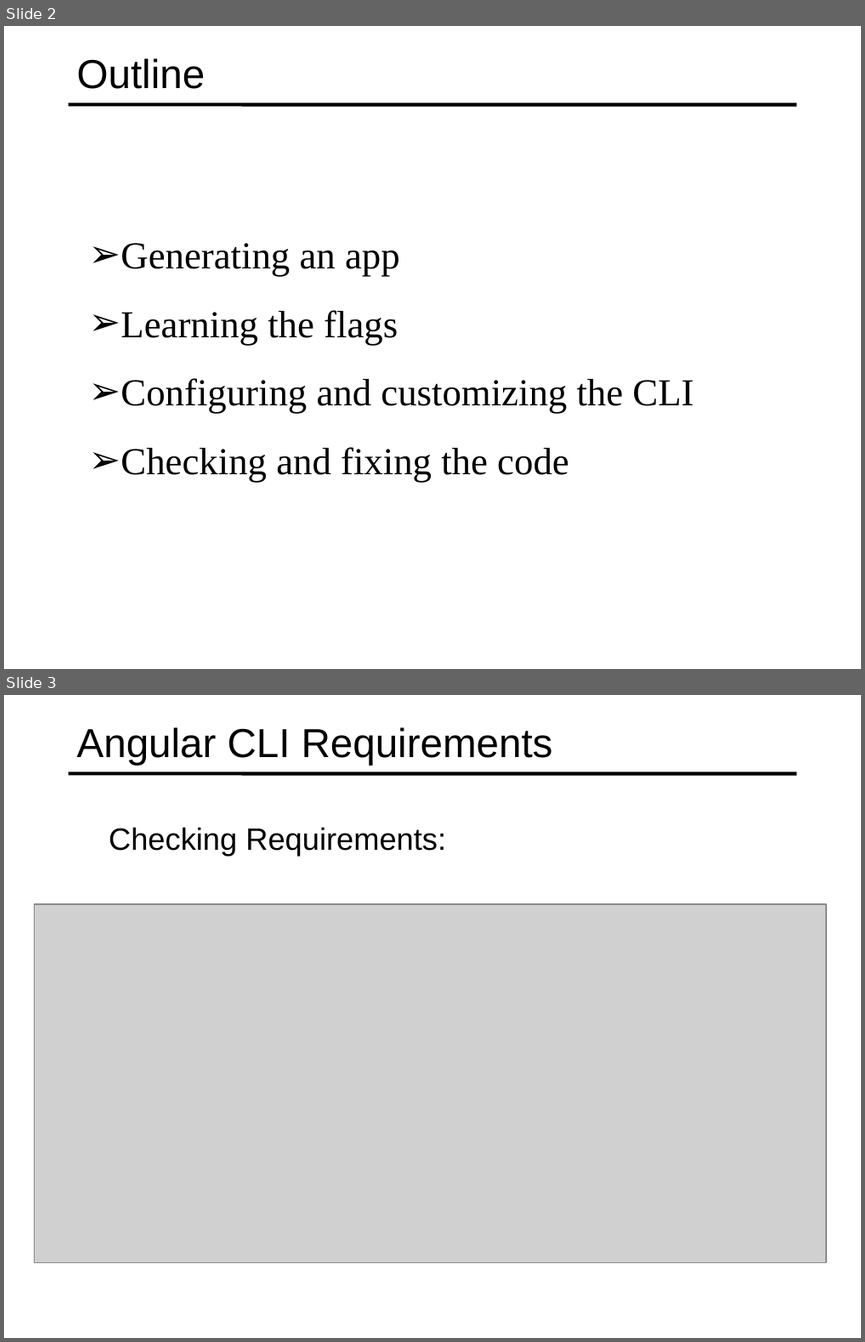
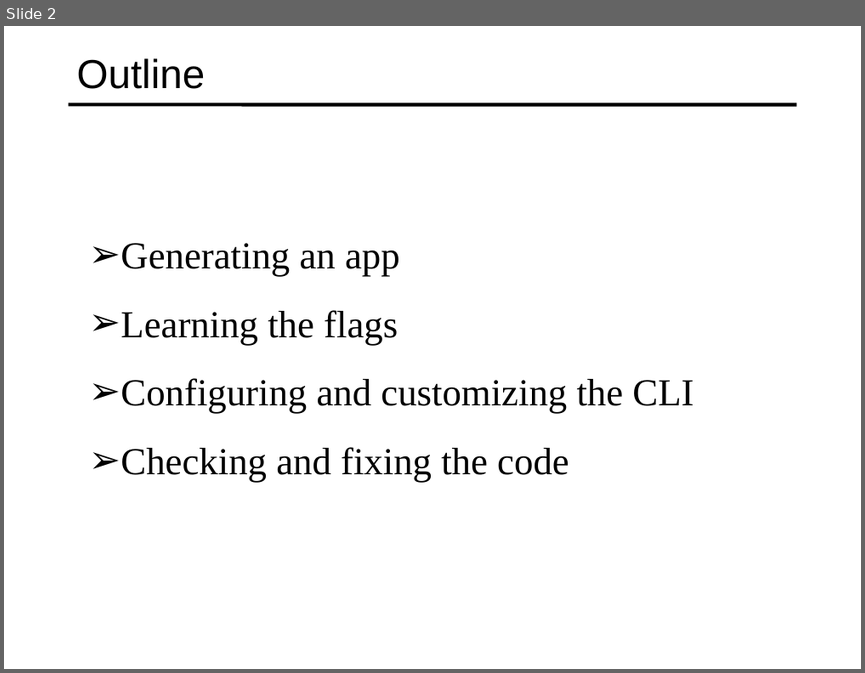
Before and after one commit to specter01wj/Jago_Link_Training, a slide deck: Angular/Angular7/Angular CLI/3.Generating a New Angular Application/L3_Generating a New Angular Application.ppt. Shown one above the other, each under a label of ours: slides 2 and 3 before the commit, slide 2 after it. The pictures are 865x1342 and 865x673 pixels, drawn with LibreOffice and Linux fonts; fonts in the diff are those of the drawing; grey boxes stand for pictures. Boxes give left, top, right and bottom in pixels: in the first picture for what was removed or moved away, otherwise in the second. Text is boxed around its words. In the diff, an @@ line names an element or a change of style, - is before the commit and + after.

```diff
--- a/Angular/Angular7/Angular CLI/3.Generating a New Angular Application/L3_Generating a New Angular Application.ppt
+++ b/Angular/Angular7/Angular CLI/3.Generating a New Angular Application/L3_Generating a New Angular Application.ppt
@@ slide 3 removed at (x1=4, y1=695, x2=861, y2=1338), background #FFFFFF; not listed: 1 template element that a slide beside it also shows @@
@@ title removed at (x1=77, y1=727, x2=553, y2=766) @@
-Angular CLI Requirements
@@ text removed at (x1=109, y1=827, x2=446, y2=855) @@
-  Checking Requirements:
@@ picture removed at (x1=34, y1=904, x2=826, y2=1262) @@
```
Also in this commit, not shown: 1 slide changed, 9 slides added, 3 other slides removed, 2 other files.
